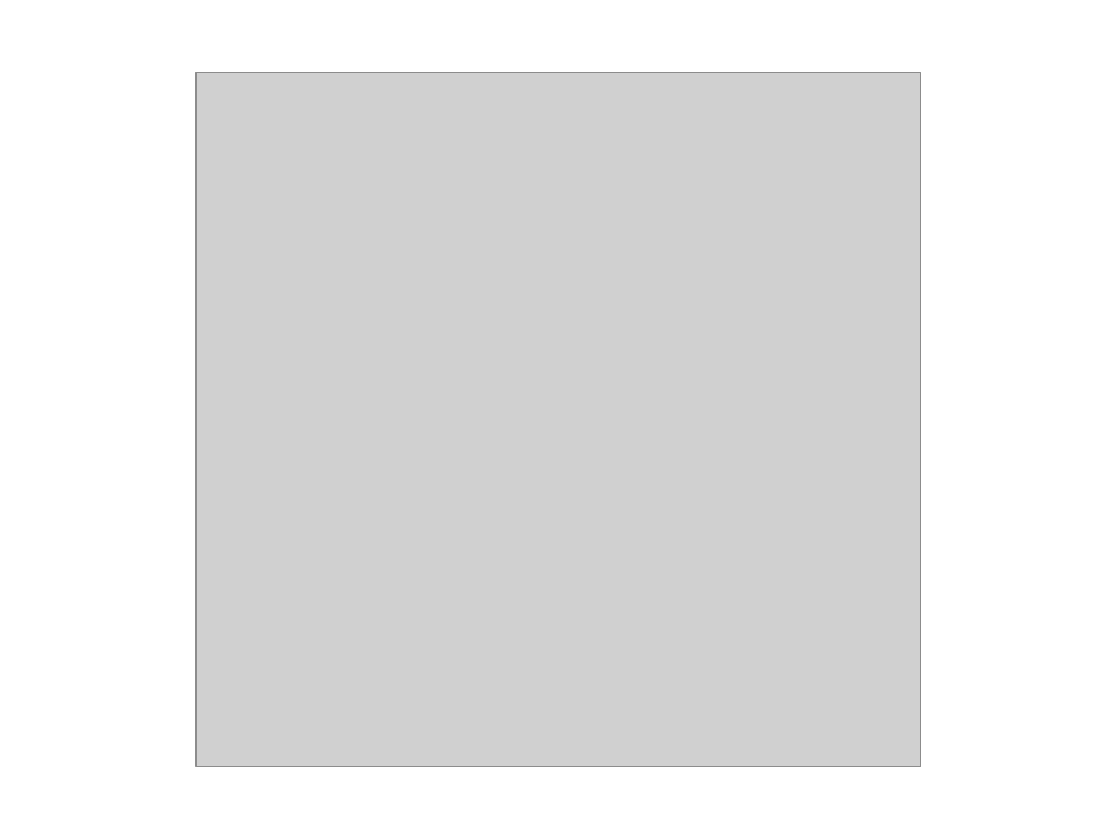
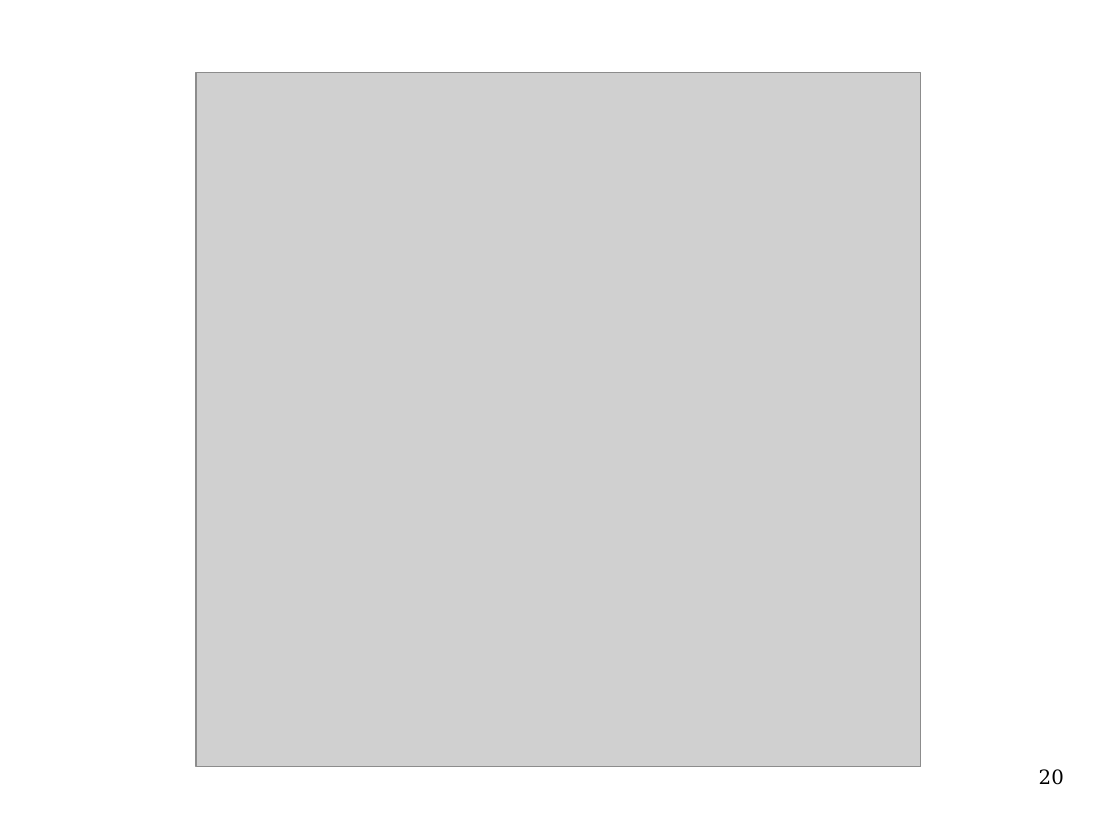
Before and after one commit to te-bachi/SimulationDoc, a slide deck: slide 20 of präsentation/Präsentation.odp (slide 18 before the commit). Drawn at 1120x840 pixels with LibreOffice and Linux fonts; fonts in the diff are those of the drawing; grey boxes stand for pictures. Boxes give left, top, right and bottom in pixels: in the first picture for what was removed or moved away, otherwise in the second. Text is boxed around its words. In the diff, an @@ line names an element or a change of style, - is before the commit and + after.

```diff
--- a/präsentation/Präsentation.odp
+++ b/präsentation/Präsentation.odp
@@ page number added at (1039,769,1064,785), 14 pt, text #000000 @@
+20
```
Also in this commit, not shown: 13 other slides changed, 15 slides added, 6 slides removed.
